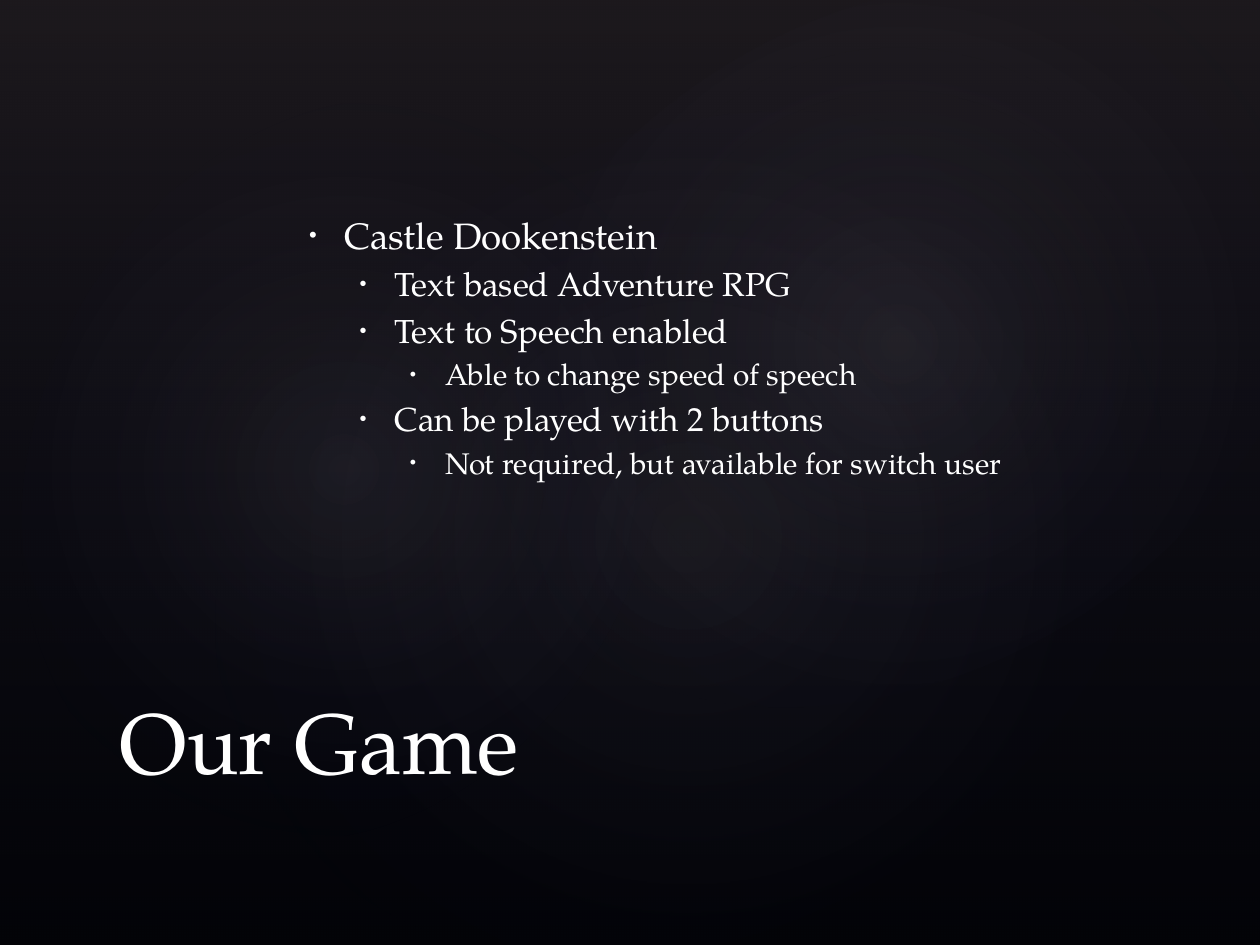
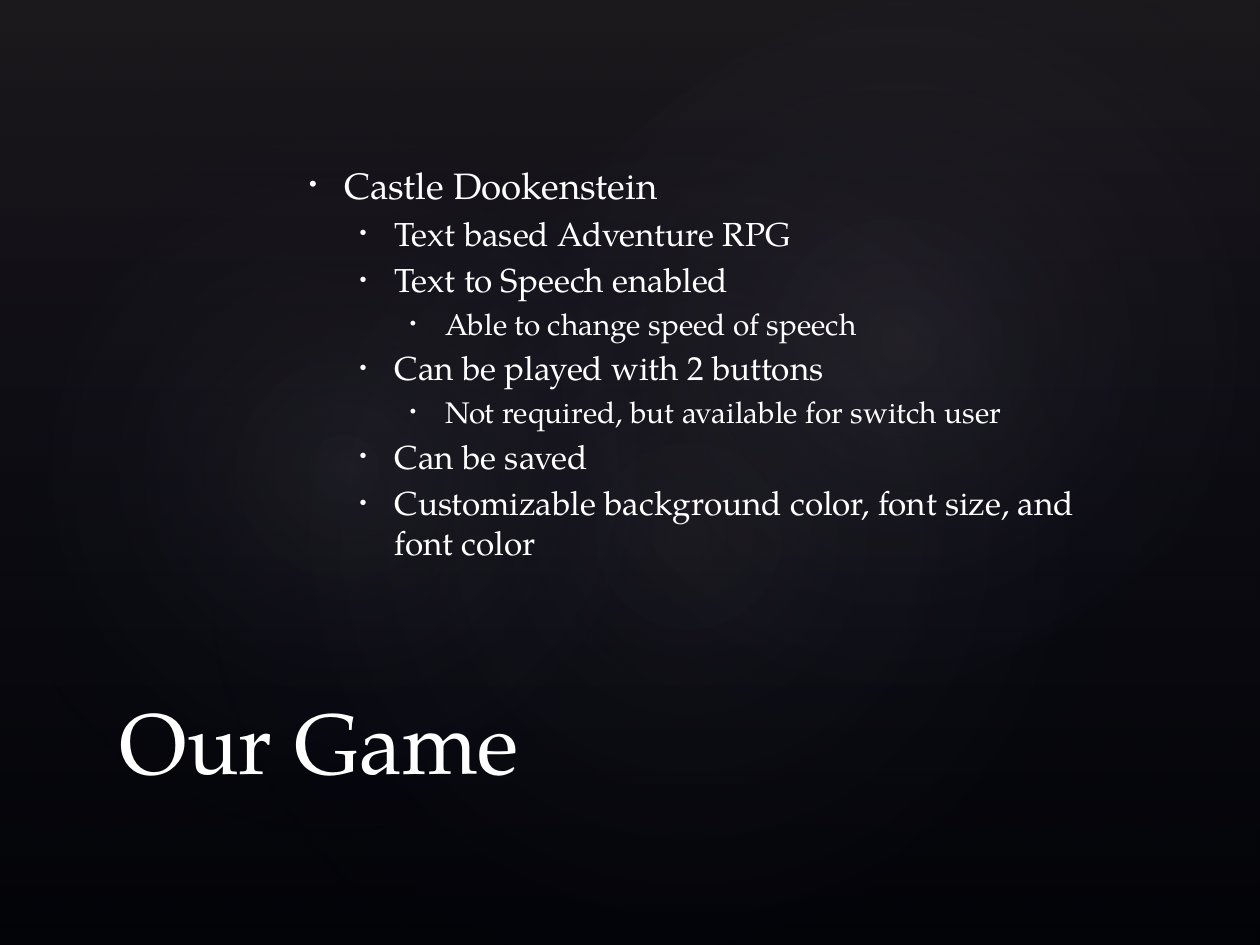
Before and after one commit to richardallred/523RPG, a slide deck: slide 4 of demo.pptx. Drawn at 1260x945 pixels with LibreOffice and Linux fonts; fonts in the diff are those of the drawing; background and template pictures are left out. Boxes give left, top, right and bottom in pixels: in the first picture for what was removed or moved away, otherwise in the second. Text is boxed around its words. In the diff, an @@ line names an element or a change of style, - is before the commit and + after.

```diff
--- a/demo.pptx
+++ b/demo.pptx
@@ text at <box>395,445,1074,556</box>: paragraphs added @@
+  • Can be saved
+  • Customizable background color, font size, and font color
```
Also in this commit, not shown: 2 other slides changed, 1 slide removed.
